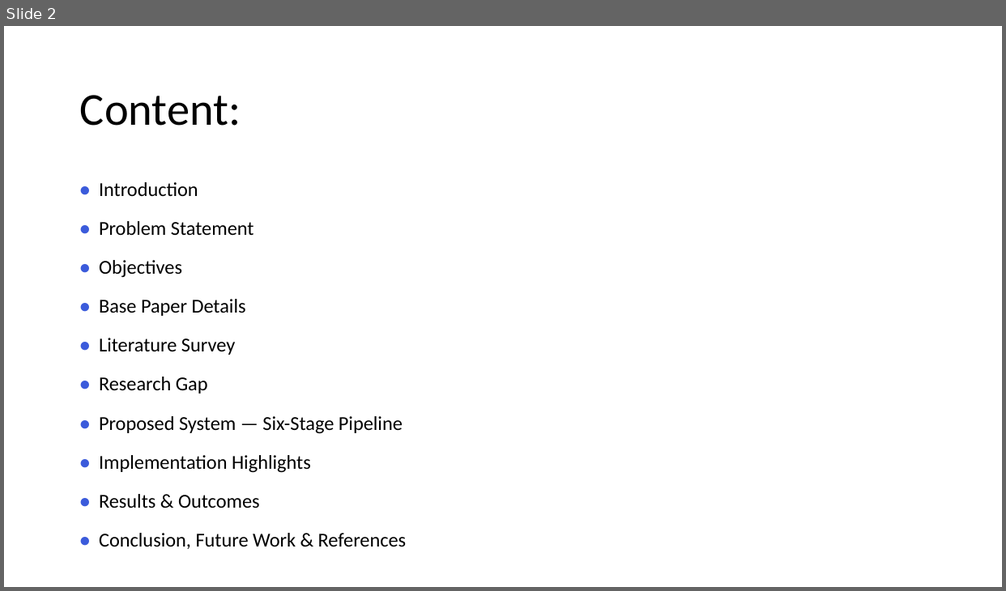
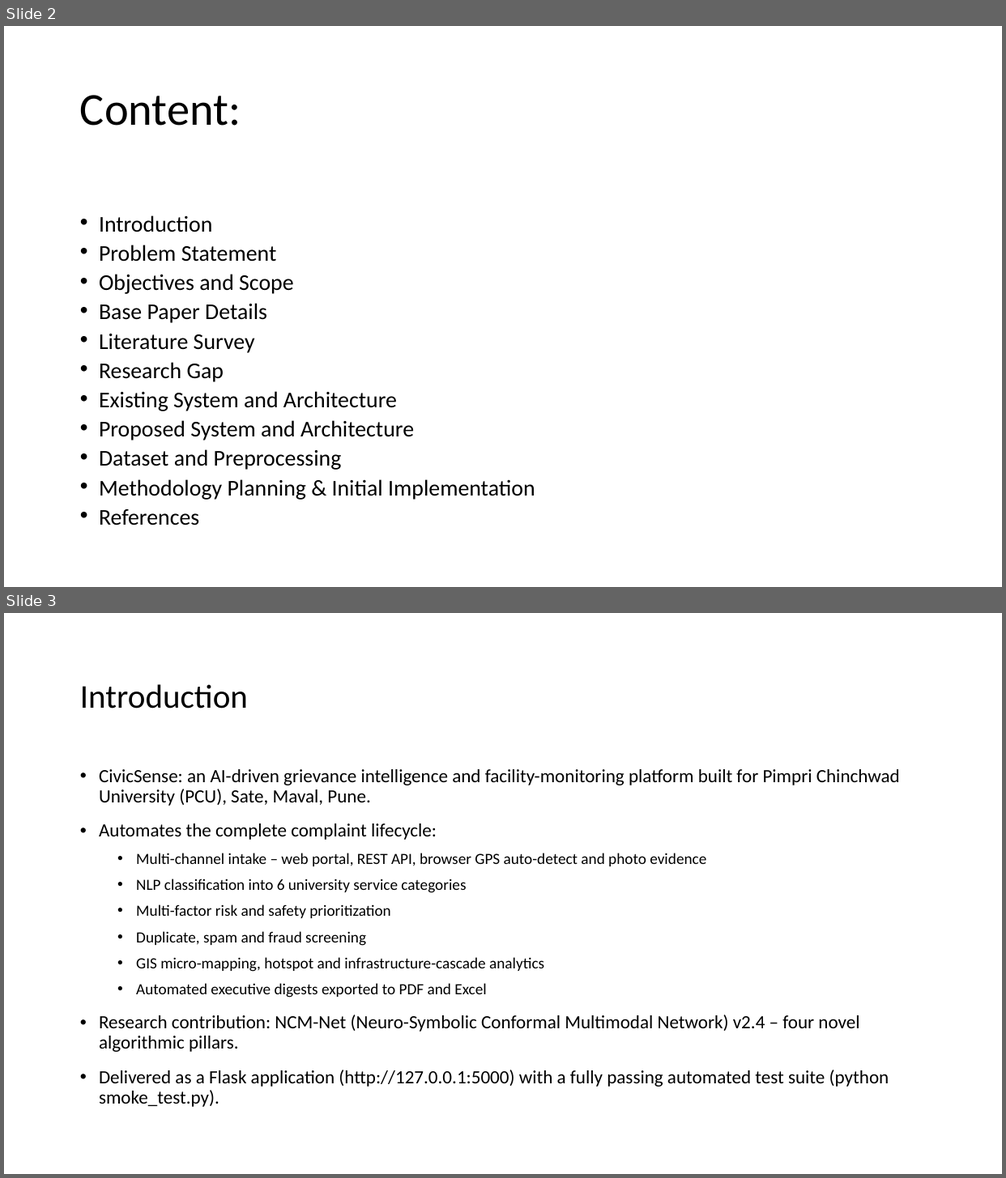
Before and after one commit to Mudit021/CivicSense-AI-Based-Citizen-Complaint-Analyzer, a slide deck: Project_Presentation.pptx. Shown one above the other, each under a label of ours: slide 2 before the commit, slides 2 and 3 after it. The pictures are 1006x591 and 1006x1178 pixels, drawn with LibreOffice and Linux fonts; fonts in the diff are those of the drawing. Boxes give left, top, right and bottom in pixels: in the first picture for what was removed or moved away, otherwise in the second. Text is boxed around its words. In the diff, an @@ line names an element or a change of style, - is before the commit and + after.

```diff
--- a/Project_Presentation.pptx
+++ b/Project_Presentation.pptx
@@ slide 3 added at (4,613,1002,1174), background #FFFFFF @@
@@ title added at (80,684,248,709), 32 pt, text #000000 @@
+Introduction
@@ text added at (99,769,900,1107), 18 pt, text #000000 @@
+• CivicSense: an AI-driven grievance intelligence and facility-monitoring platform built for Pimpri Chinchwad University (PCU), Sate, Maval, Pune.
+• Automates the complete complaint lifecycle:
+  • Multi-channel intake – web portal, REST API, browser GPS auto-detect and photo evidence
+  • NLP classification into 6 university service categories
+  • Multi-factor risk and safety prioritization
+  • Duplicate, spam and fraud screening
+  • GIS micro-mapping, hotspot and infrastructure-cascade analytics
+  • Automated executive digests exported to PDF and Excel
+• Research contribution: NCM-Net (Neuro-Symbolic Conformal Multimodal Network) v2.4 – four novel algorithmic pillars.
+• Delivered as a Flask application (http://127.0.0.1:5000) with a fully passing automated test suite (python smoke_test.py).
@@ slide 2 changed as well @@
@@ text at (99,216,535,526): text changed; size 19 to 21.7 pt @@
-• Introduction
-• Problem Statement
-• Objectives
-• Base Paper Details
-• Literature Survey
-• Research Gap
-• Proposed System — Six-Stage Pipeline
-• Implementation Highlights
-• Results & Outcomes
-• Conclusion, Future Work & References
+• Introduction
+• Problem Statement
+• Objectives and Scope
+• Base Paper Details
+• Literature Survey
+• Research Gap
+• Existing System and Architecture
+• Proposed System and Architecture
+• Dataset and Preprocessing
+• Methodology Planning & Initial Implementation
+• References
```
Also in this commit, not shown: 7 other slides changed, 4 other slides added, 4 slides removed, 28 other files.
